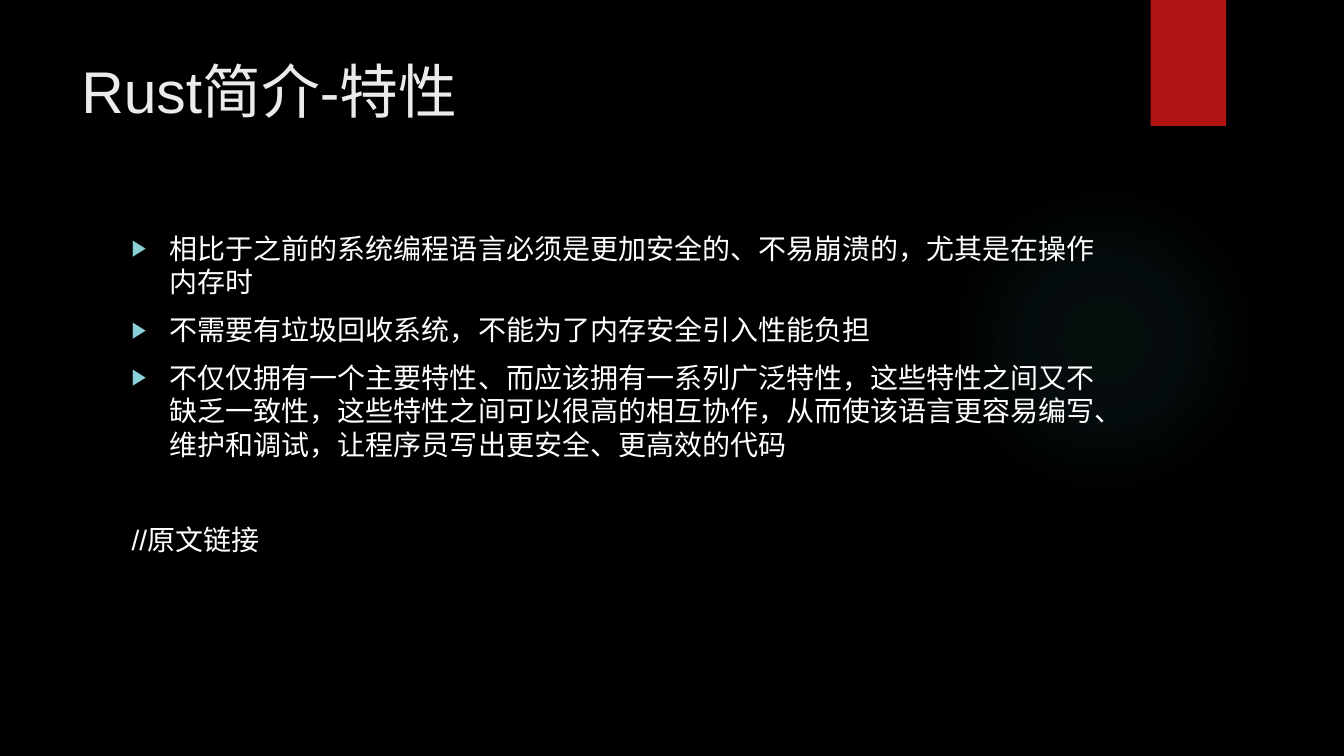
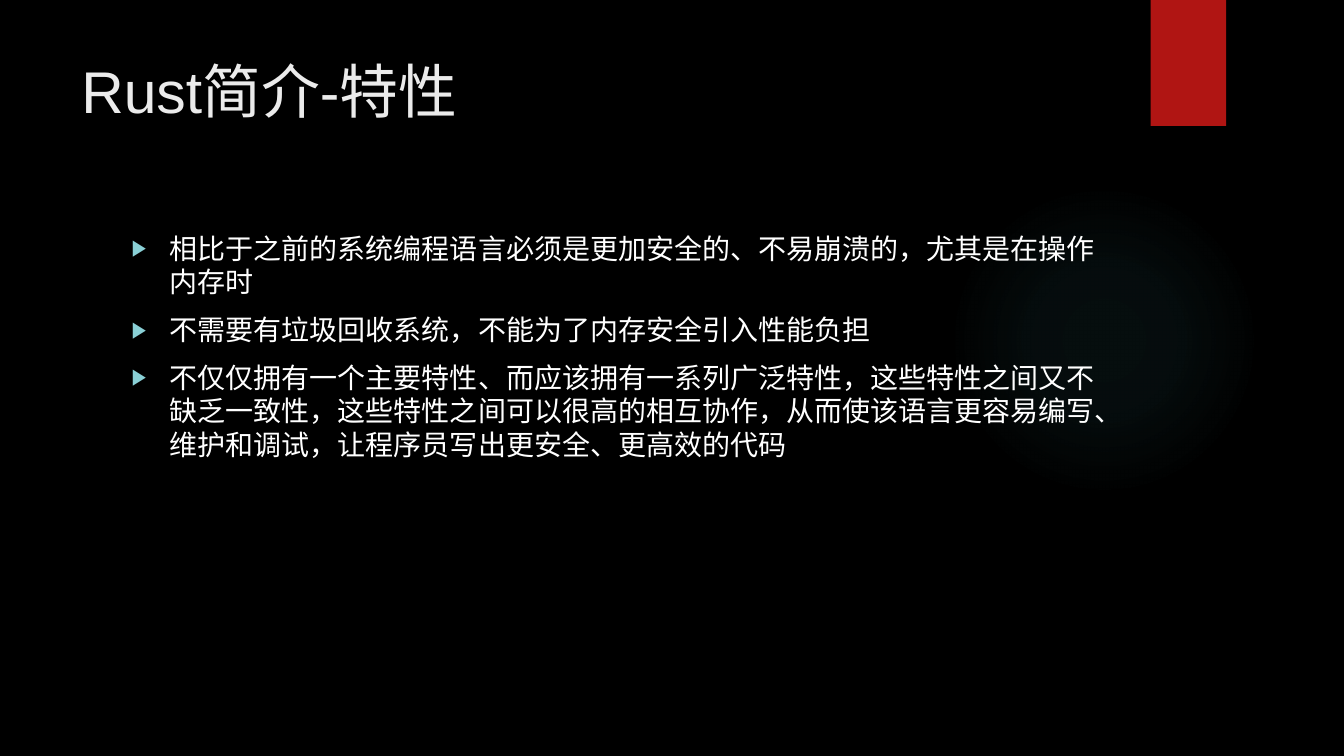
Before and after one commit to hengli-coder/rust_learning, a slide deck: slide 8 of Rust调研.pptx. Drawn at 1344x756 pixels with LibreOffice and Linux fonts; fonts in the diff are those of the drawing; background and template pictures are left out. Boxes give left, top, right and bottom in pixels: in the first picture for what was removed or moved away, otherwise in the second. Text is boxed around its words. In the diff, an @@ line names an element or a change of style, - is before the commit and + after.

```diff
--- a/Rust调研.pptx
+++ b/Rust调研.pptx
@@ text at (132,528,260,553): paragraph removed @@
-//原文链接
```
Also in this commit, not shown: 10 other slides changed, 5 slides added, 1 slide removed, 2 other files.
